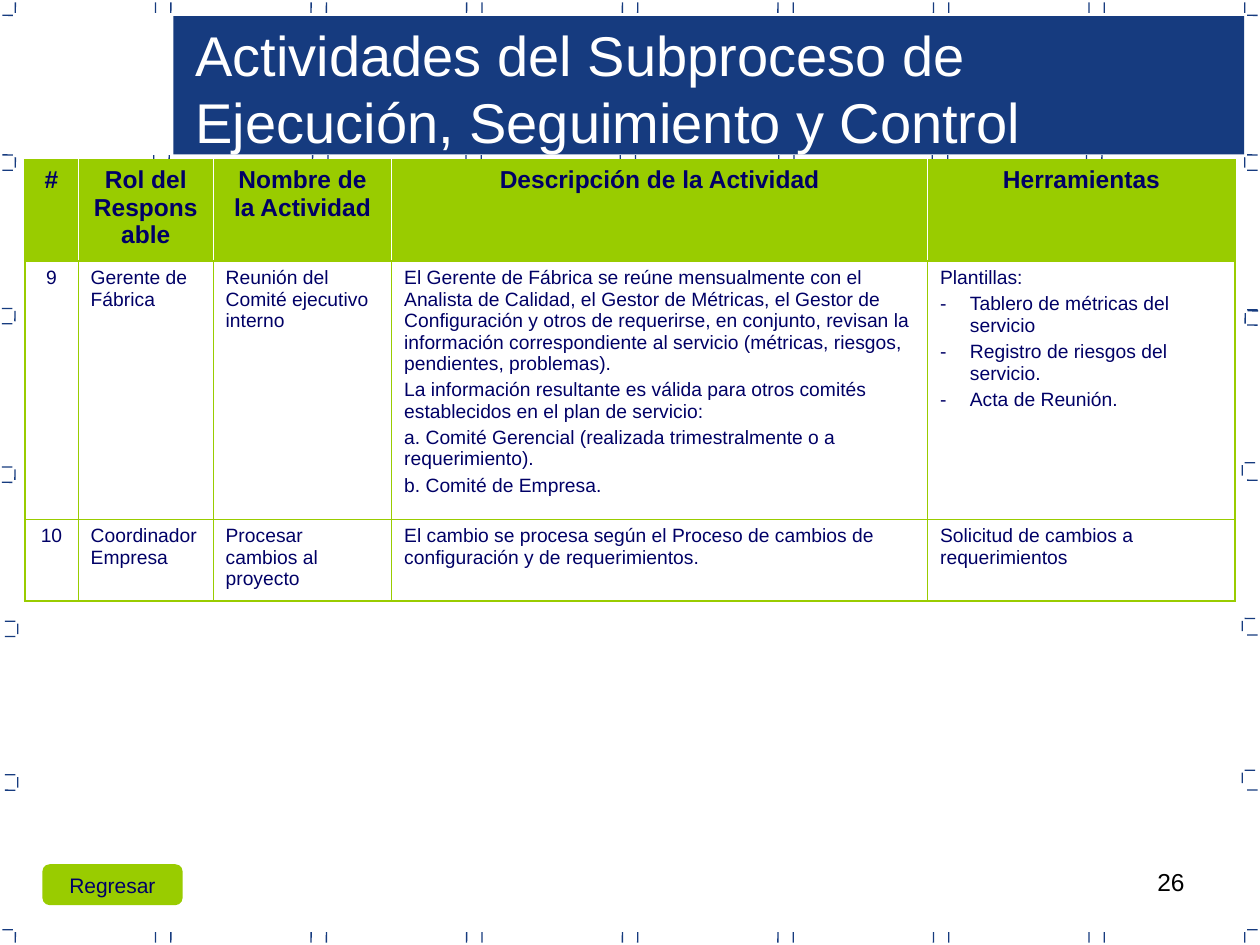
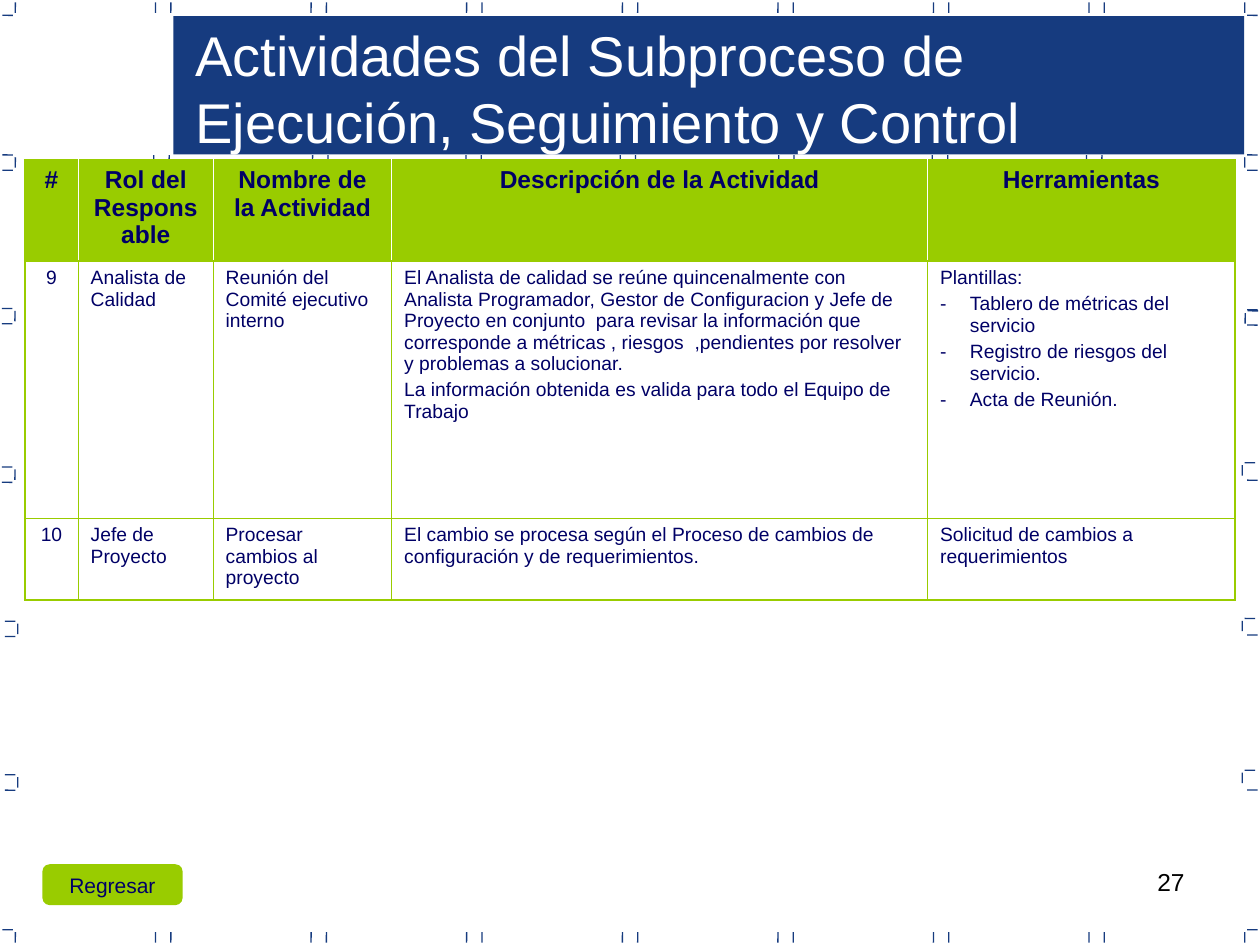
Before and after one commit to lowrider80/UTP-GPS-ALARM, a slide deck: slide 27 of Area_de_Proceso-_PP-PMC/PGPROY_V1.0_2015.ppt (slide 26 before the commit). Drawn at 1260x945 pixels with LibreOffice and Linux fonts; fonts in the diff are those of the drawing. Boxes give left, top, right and bottom in pixels: in the first picture for what was removed or moved away, otherwise in the second. Text is boxed around its words. In the diff, an @@ line names an element or a change of style, - is before the commit and + after.

```diff
--- a/Area_de_Proceso-_PP-PMC/PGPROY_V1.0_2015.ppt
+++ b/Area_de_Proceso-_PP-PMC/PGPROY_V1.0_2015.ppt
@@ table at [25, 160, 1236, 600] @@
-row 2, column 2: Gerente de Fábrica
+row 2, column 2: Analista de Calidad
-row 2, column 4: El Gerente de Fábrica se reúne mensualmente con el Analista de Calidad, el Gestor de Métricas, el Gestor de Configuración y otros de requerirse, en conjunto, revisan la información correspondiente al servicio (métricas, riesgos, pendientes, problemas). / La información resultante es válida para otros comités establecidos en el plan de servicio: / a. Comité Gerencial (realizada trimestralmente o a requerimiento). / b. Comité de Empresa.
+row 2, column 4: El Analista de calidad se reúne quincenalmente con Analista Programador, Gestor de Configuracion y Jefe de Proyecto en conjunto para revisar la información que corresponde a métricas , riesgos ,pendientes por resolver y problemas a solucionar. / La información obtenida es valida para todo el Equipo de Trabajo
-row 3, column 2: Coordinador Empresa
+row 3, column 2: Jefe de Proyecto
@@ page number at [1157, 874, 1184, 891]: text changed @@
-26
+27
```
Also in this commit, not shown: 19 other slides changed, 1 slide added.
